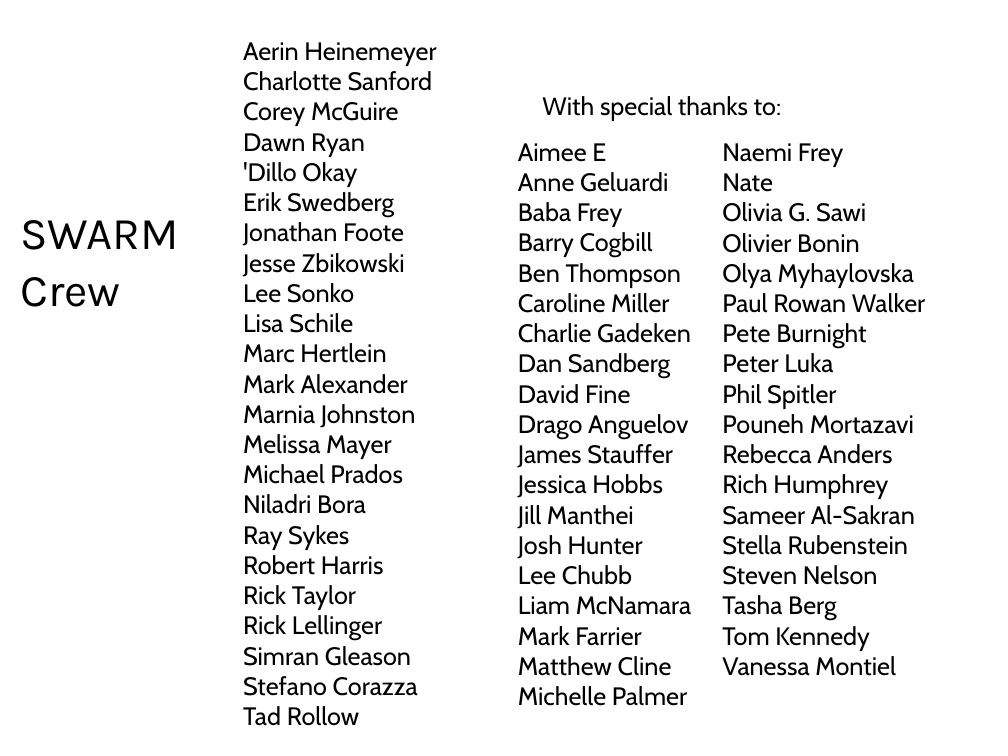
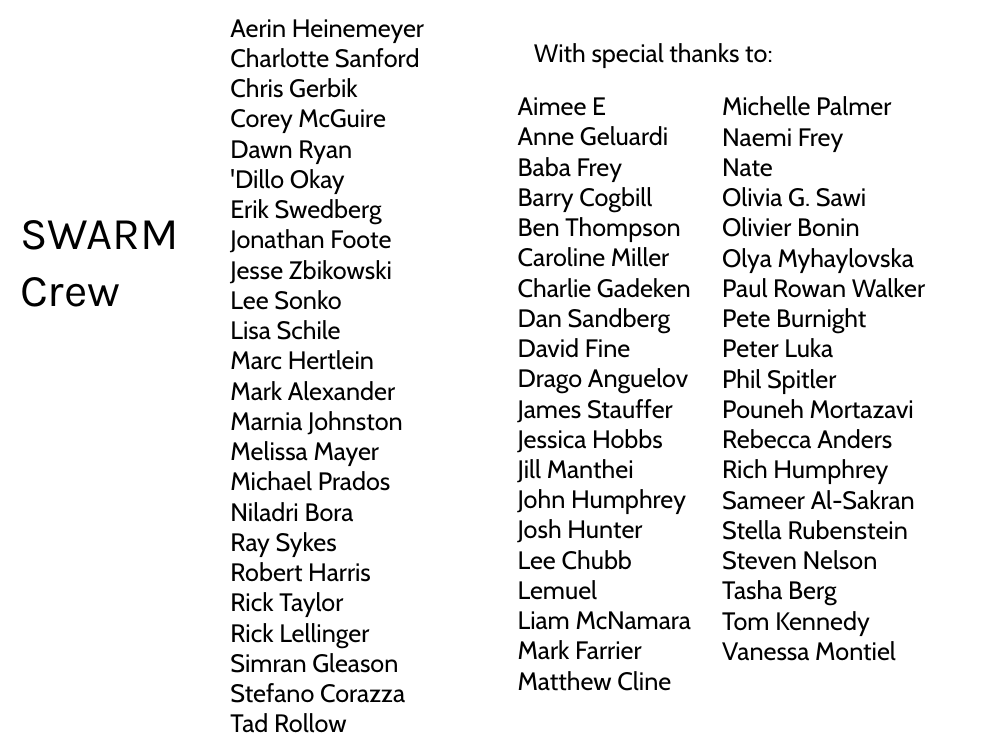
Before and after one commit to orbswarm/orbswarm-svn, a slide deck: slide 15 of media/BM2008/08draft.ppt. Drawn at 1008x756 pixels with LibreOffice and Linux fonts; fonts in the diff are those of the drawing. Boxes give left, top, right and bottom in pixels: in the first picture for what was removed or moved away, otherwise in the second. Text is boxed around its words. In the diff, an @@ line names an element or a change of style, - is before the commit and + after.

```diff
--- a/media/BM2008/08draft.ppt
+++ b/media/BM2008/08draft.ppt
@@ text "Aerin Heinemeyer": place and size @@
-text "Aerin Heinemeyer" at bbox=[243, 42, 436, 726]
+text "Aerin Heinemeyer" at bbox=[230, 19, 424, 733]
@@ text "With special thanks to:": place and size @@
-text "With special thanks to:" at bbox=[542, 96, 781, 121]
+text "With special thanks to:" at bbox=[534, 43, 772, 68]
@@ text at bbox=[230, 78, 357, 98]: paragraph added @@
+Chris Gerbik
@@ text "Aimee E": place and size @@
-text "Aimee E" at bbox=[518, 143, 691, 706]
+text "Aimee E" at bbox=[518, 97, 691, 691]
@@ text "Michelle Palmer": place and size @@
-text "Michelle Palmer" at bbox=[722, 143, 925, 676]
+text "Michelle Palmer" at bbox=[722, 96, 925, 661]
@@ text at bbox=[722, 96, 891, 116]: paragraph added @@
+Michelle Palmer
@@ text at bbox=[518, 489, 686, 514]: paragraph added @@
+John Humphrey
@@ text at bbox=[518, 580, 598, 600]: paragraph added @@
+Lemuel
@@ text at bbox=[518, 686, 687, 706]: paragraph removed @@
-Michelle Palmer
```
Also in this commit, not shown: 3 other slides changed, 1 other file.
